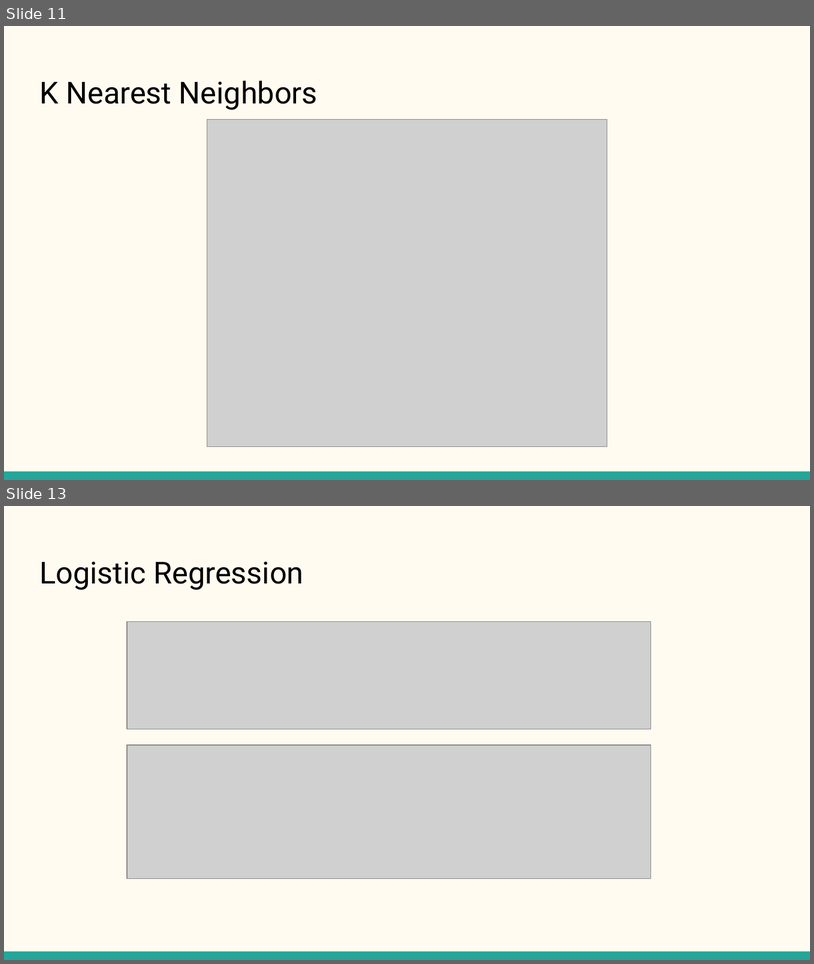
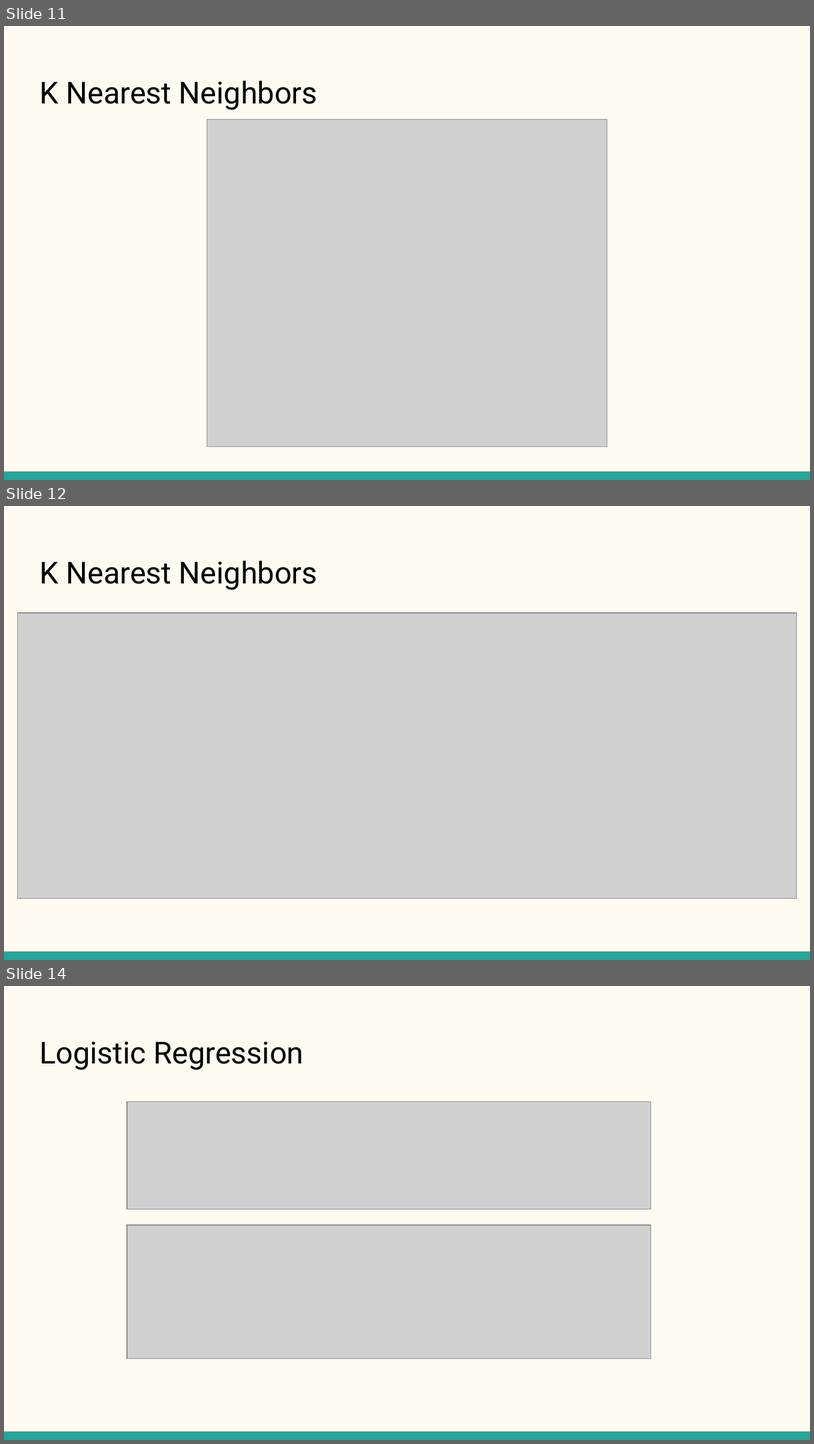
Before and after one commit to tahsinamio/KNN-Heart-Disease-Prediction, a slide deck: slides.pptx. Shown one above the other, each under a label of ours: slides 11 and 13 before the commit, slides 11, 12 and 14 after it; the slides between them are not shown. The pictures are 814x964 and 814x1444 pixels, drawn with LibreOffice and Linux fonts; fonts in the diff are those of the drawing; grey boxes stand for pictures. Boxes give left, top, right and bottom in pixels: in the first picture for what was removed or moved away, otherwise in the second. Text is boxed around its words. In the diff, an @@ line names an element or a change of style, - is before the commit and + after.

Commit message:
update slides

```diff
--- a/slides.pptx
+++ b/slides.pptx
@@ slide 12 added at [4,506,810,960], background #FFFBF0; not listed: 1 template element that a slide beside it also shows @@
@@ title added at [39,561,318,590], 27 pt, text #000000 @@
+K Nearest Neighbors
@@ picture added at [18,612,797,898] @@
@@ what was slide 13 is now slide 14 @@
```
Also in this commit, not shown: 1 slide changed.
